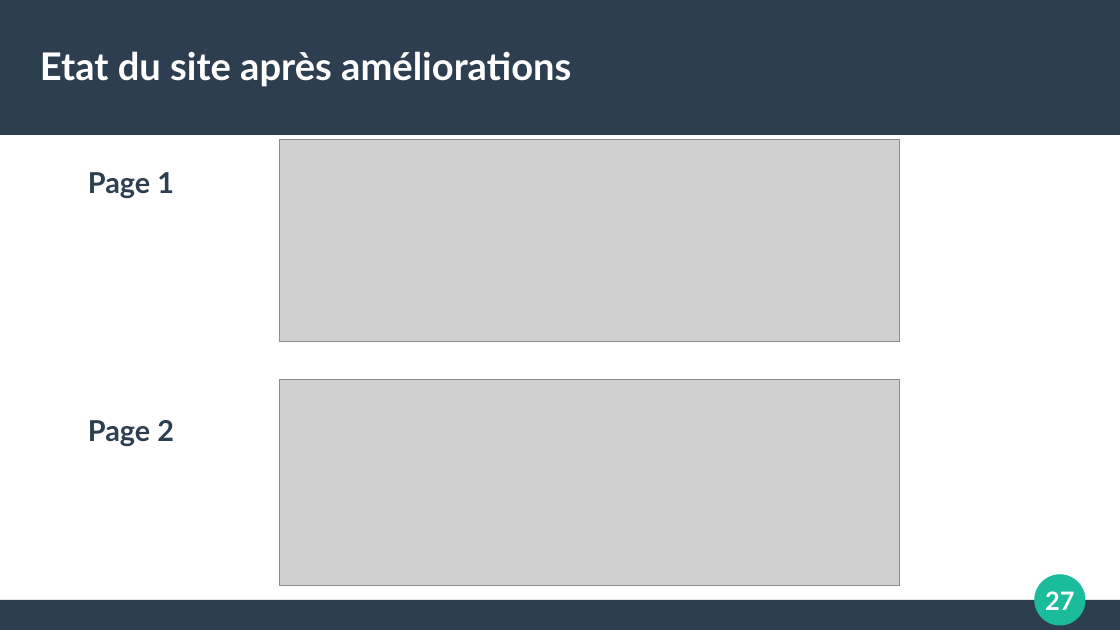
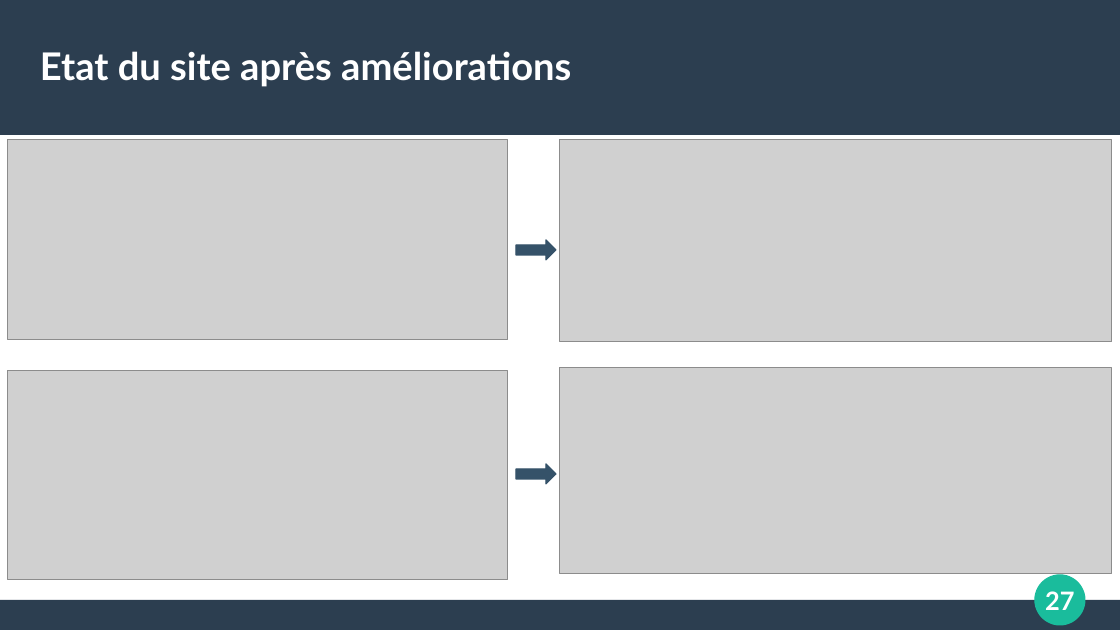
Before and after one commit to Ludo-H/SEO, a slide deck: slide 27 of Rapport_SEO.odp. Drawn at 1120x630 pixels with LibreOffice and Linux fonts; fonts in the diff are those of the drawing; grey boxes stand for pictures. Boxes give left, top, right and bottom in pixels: in the first picture for what was removed or moved away, otherwise in the second. Text is boxed around its words. In the diff, an @@ line names an element or a change of style, - is before the commit and + after.

```diff
--- a/Rapport_SEO.odp
+++ b/Rapport_SEO.odp
@@ picture added at <box>8,140,508,340</box> @@
@@ picture: place and size @@
-picture at <box>281,140,900,343</box>
+picture at <box>560,140,1112,343</box>
@@ text removed at <box>88,172,174,446</box> @@
-Page 1
-Page 2
@@ right arrow added at <box>516,240,556,260</box>, fill #355269, outline #355269 0.85 pt @@
@@ picture added at <box>8,371,508,580</box> @@
@@ picture: place and size @@
-picture at <box>281,380,900,585</box>
+picture at <box>560,368,1112,573</box>
@@ right arrow added at <box>516,464,556,485</box>, fill #355269, outline #355269 0.85 pt @@
```
Also in this commit, not shown: 3 other slides changed, 1 other file.
